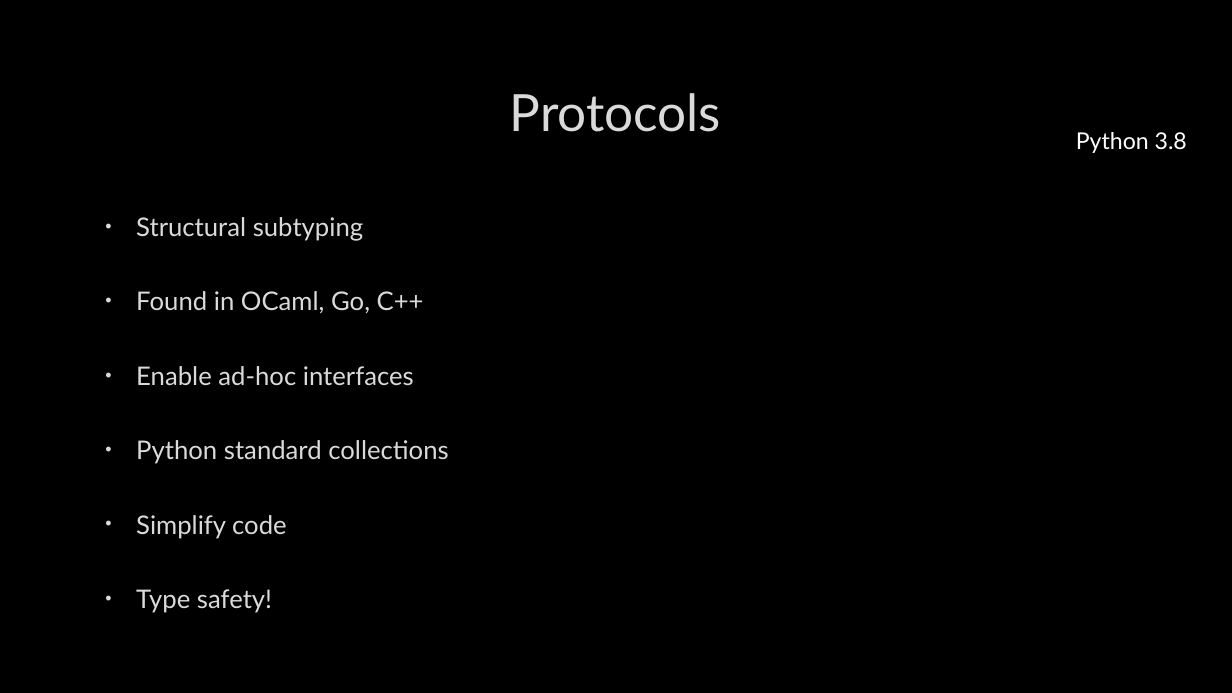
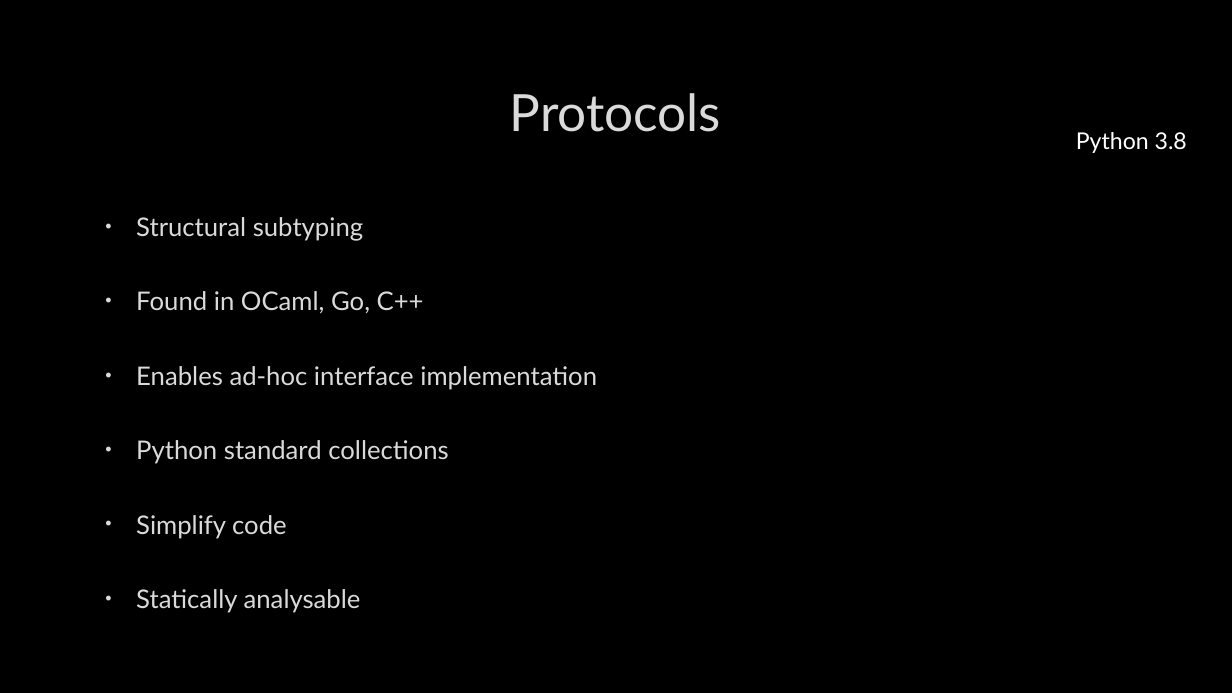
Before and after one commit to MC-DeltaT/PythonFromAltUniverses, a slide deck: slide 9 of Slides.pptx (slide 10 before the commit). Drawn at 1232x693 pixels with LibreOffice and Linux fonts; fonts in the diff are those of the drawing; background and template pictures are left out. Boxes give left, top, right and bottom in pixels: in the first picture for what was removed or moved away, otherwise in the second. Text is boxed around its words. In the diff, an @@ line names an element or a change of style, - is before the commit and + after.

```diff
--- a/Slides.pptx
+++ b/Slides.pptx
@@ text at (136,366,597,390): text changed @@
-• Enable ad-hoc interfaces
+• Enables ad-hoc interface implementation
@@ text at (136,589,361,613): text changed @@
-• Type safety!
+• Statically analysable
```
Also in this commit, not shown: 8 other slides changed, 2 slides removed, 5 other files.
